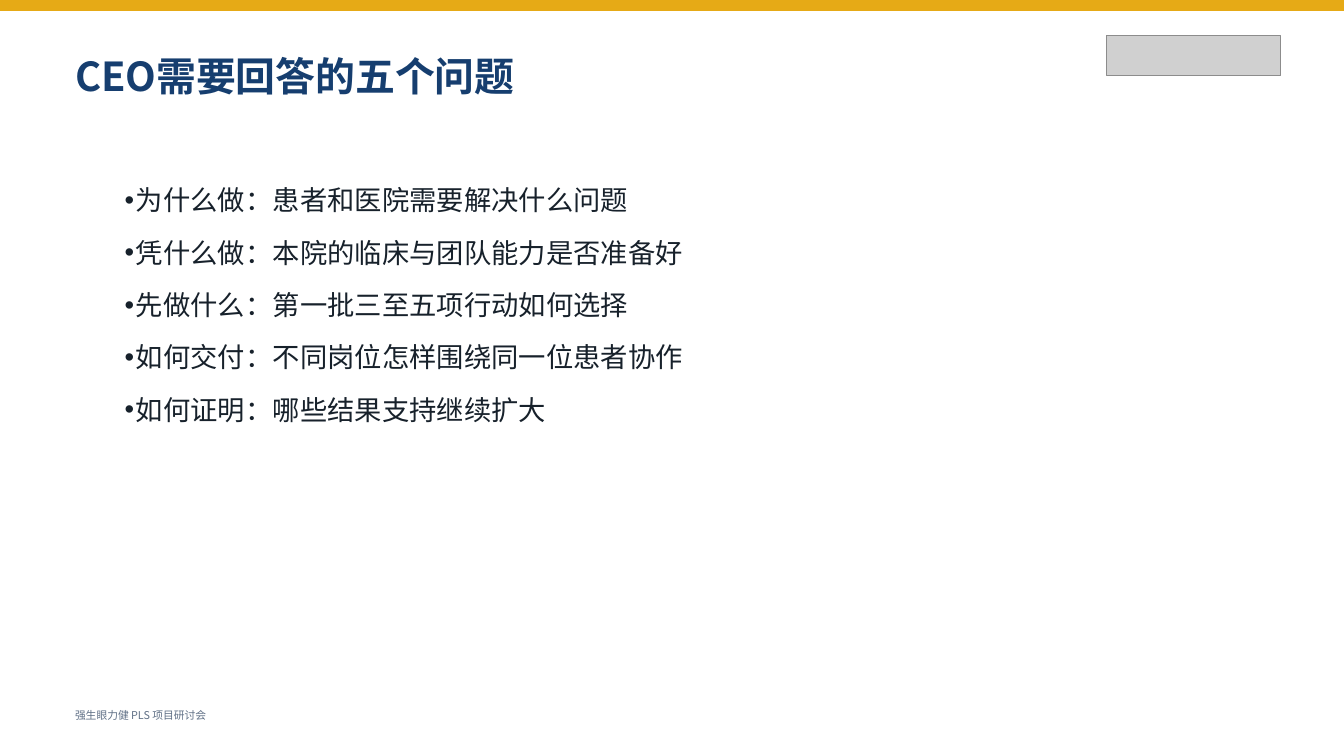
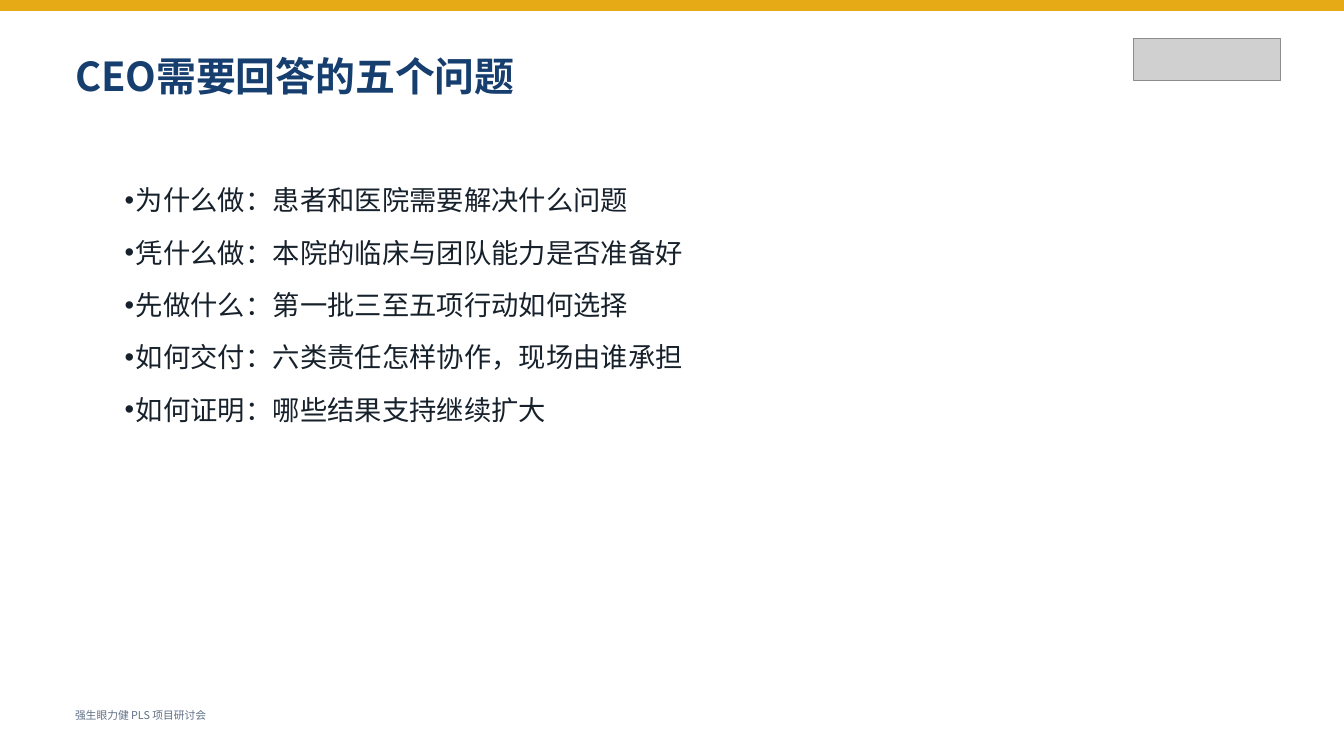
Before and after one commit to happyaipinghe-amo/digital-pls, a slide deck: slide 2 of downloads/强生眼力健_Digital_PLS院方研讨会30分钟介绍PPT.pptx. Drawn at 1344x756 pixels with LibreOffice and Linux fonts; fonts in the diff are those of the drawing; grey boxes stand for pictures. Boxes give left, top, right and bottom in pixels: in the first picture for what was removed or moved away, otherwise in the second. Text is boxed around its words. In the diff, an @@ line names an element or a change of style, - is before the commit and + after.

```diff
--- a/downloads/强生眼力健_Digital_PLS院方研讨会30分钟介绍PPT.pptx
+++ b/downloads/强生眼力健_Digital_PLS院方研讨会30分钟介绍PPT.pptx
@@ picture: place and size @@
-picture at [1107,35,1281,76]
+picture at [1134,39,1281,82]
@@ text at [136,344,683,370]: text changed @@
-• 如何交付：不同岗位怎样围绕同一位患者协作
+• 如何交付：六类责任怎样协作，现场由谁承担
```
Also in this commit, not shown: 15 other slides changed, 2 slides added, 24 other files.
